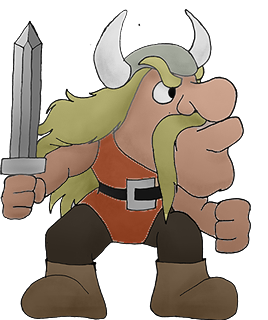
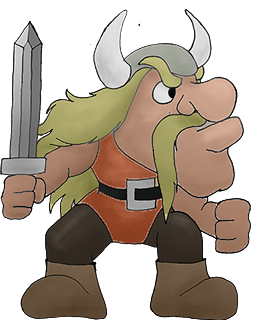
Comparing the layer stacks of the two 268 × 320 images. Changes:
added layer "Layer 6" above "Layer 5" over (48, 16, 243, 252)
